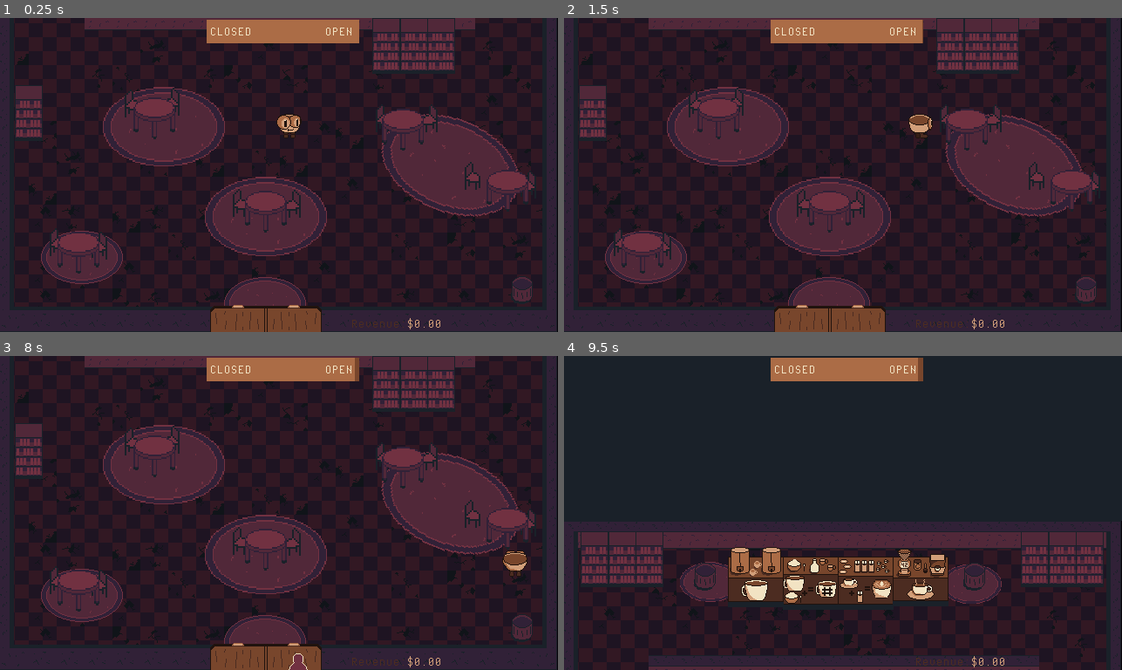
Above: before the commit, frames 1-4 (two rows, left to right).
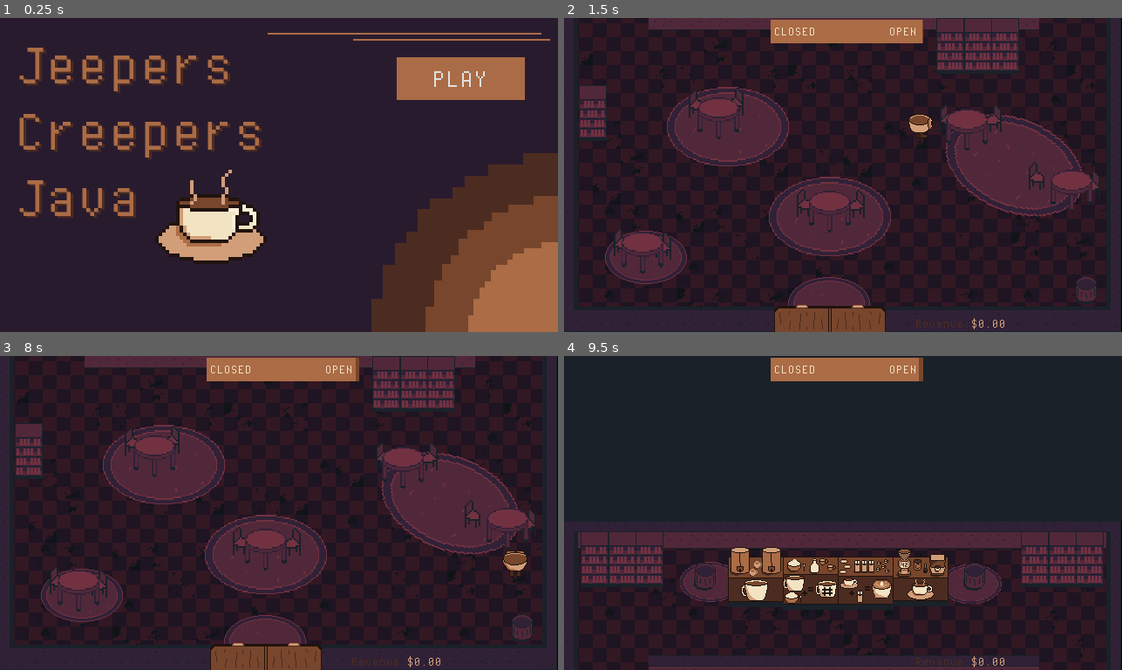
Above: after the commit, the same moments.

Repository: billbobphil/coffee-jam-2023
Game: Godot game, scene res://scenes/mainMenu.tscn
Two runs of this game, one before a commit and one after it. Both use one fixed random seed, a clock stepped at 60 frames per second and the inputs below. Before the commit the project starts from res://scenes/rootScene.tscn.
Inputs (mouse positions are in pixels of both pictures, inside the frame that each line leads up to):
- Up to frame 1 (0.25 s): no input
- Up to frame 2 (1.5 s): click (1027, 77) at 0.5 s, where only the run after the commit has a clickable "PLAY"; tap Enter at 1.25 s; move the mouse to (965, 159) at 1.27 s; hold D (move_right) from 1.28 s (still down); hold Space (dash) from 1.28 s (still down)
- Up to frame 3 (8 s): move the mouse to (167, 528) at 2.02 s; release D (move_right) at 2.03 s; release Space (dash) at 2.03 s; hold S (move_down) 2.03-2.78 s; tap Tab (change_camera) at 2.1, 5.1 s; tap Space (dash) every 1.5 s from 2.3 to 6.8 s; tap Enter at 2.75, 4.25 s; move the mouse to (334, 443) at 2.77 s; hold D (move_right) 2.78-3.53 s; hold Space (dash) 2.78-3.53 s; move the mouse to (251, 575) at 3.52 s; hold W (move_up) 3.53-4.28 s; tap F (interact) at 3.6, 6.6 s; move the mouse to (446, 560) at 4.27 s; hold Space (dash) 4.28-5.03 s; hold A (move_left) 4.28-5.78 s; move the mouse to (111, 465) at 5.02 s; move the mouse to (306, 513) at 5.77 s; hold S (move_down) 5.78-6.53 s; hold Space (dash) 5.78-6.53 s; move the mouse to (195, 434) at 6.52 s; hold D (move_right) 6.53-7.28 s; move the mouse to (401, 497) at 7.27 s; hold W (move_up) from 7.28 s (still down); hold Space (dash) from 7.28 s (still down)
- Up to frame 4 (9.5 s): move the mouse to (731, 528) at 8.02 s; release W (move_up) at 8.03 s; release Space (dash) at 8.03 s; hold D (move_right) 8.03-8.78 s; tap Tab (change_camera) at 8.1 s; tap Space (dash) at 8.3 s; move the mouse to (898, 443) at 8.77 s; hold S (move_down) from 8.78 s (still down); hold Space (dash) from 8.78 s (still down)

The runs differ from the first frame. In frame 1, 43% of the frame differs, in the area x 2-100%, y 0-100%; in frame 2, nothing differs; in frame 3, less than 0.1%; in frame 4, less than 0.1%.

Commit message:
Added some promotionals and tweaked some values

Diff:
--- a/project.godot
+++ b/project.godot
@@ -11,8 +11,9 @@
 [application]
 
 config/name="coffee-jam-2023"
-run/main_scene="res://scenes/rootScene.tscn"
+run/main_scene="res://scenes/mainMenu.tscn"
 config/features=PackedStringArray("4.1", "GL Compatibility")
+boot_splash/bg_color=Color(0.46875, 0.273438, 0.171875, 1)
 config/icon="res://art/icon.svg"
 
 [display]
--- a/scenes/drip_coffee_mini_game.tscn
+++ b/scenes/drip_coffee_mini_game.tscn
@@ -22,8 +22,8 @@
 
 [node name="DripCoffeeMiniGame" type="Node2D" node_paths=PackedStringArray("spawnPoints")]
 script = ExtResource("1_3gqi6")
-numberOfBallsRequired = 3
-maxNumberOfBallsAllowed = 5
+numberOfBallsRequired = 2
+maxNumberOfBallsAllowed = 7
 spawnPoints = [NodePath("SpawnPoints/Node2D"), NodePath("SpawnPoints/Node2D2"), NodePath("SpawnPoints/Node2D3"), NodePath("SpawnPoints/Node2D4"), NodePath("SpawnPoints/Node2D5"), NodePath("SpawnPoints/Node2D6"), NodePath("SpawnPoints/Node2D7"), NodePath("SpawnPoints/Node2D8")]
 catcherOneSprite = ExtResource("2_i8584")
 catcherTwoSprite = ExtResource("3_cenpx")
--- a/scenes/order.tscn
+++ b/scenes/order.tscn
@@ -17,6 +17,7 @@
 [node name="Order" type="Node2D"]
 script = ExtResource("1_wcunv")
 orderTimeMax = 60.0
+basePayoutAmount = 15
 
 [node name="OrderSprite" type="Sprite2D" parent="."]
 texture = ExtResource("2_ohoat")
--- a/scripts/Order.gd
+++ b/scripts/Order.gd
@@ -129,11 +129,11 @@
 	if(percentComplete > 0.8):
 		#full amount + 10%
 		payoutAmount = basePayoutAmount + (basePayoutAmount * .1);
-	elif(percentComplete > .5):
+	elif(percentComplete > .25):
 		#percentage of base amount flat
 		payoutAmount = basePayoutAmount * percentComplete;
 	else:
 		#percentage of base amount minus 10% of received amount
 		payoutAmount = (basePayoutAmount * percentComplete);
-		payoutAmount = payoutAmount - (payoutAmount * .1);
+		payoutAmount = payoutAmount - (payoutAmount * .05);
 	return snapped(payoutAmount, 0.01);
--- a/scripts/OrderManager.gd
+++ b/scripts/OrderManager.gd
@@ -47,7 +47,7 @@
 	activeOrders.erase(order);
 	order.customer.orderCompleted();
 	order.queue_free();
-	payout_triggered.emit(-3);
+	payout_triggered.emit(-2);
 
 func defineOrderRequirements(product : Product):
 	if(product.type == Product.productTypes.coffee):
--- a/scripts/drip_coffee_mini_game.gd
+++ b/scripts/drip_coffee_mini_game.gd
@@ -27,13 +27,15 @@
 		numberOfBallsCaught += 1;
 		numberOfBallsActive -= 1;
 		body.queue_free();
-		if(numberOfBallsCaught == 1):
+
+		if(numberOfBallsCaught == numberOfBallsRequired):
+			coffee_mini_game_completed.emit();
+			print("WIN");
+		elif(numberOfBallsCaught == 1):
 			get_node("Catcher/Sprite2D").texture = catcherOneSprite;
 		elif(numberOfBallsCaught == 2):
 			get_node("Catcher/Sprite2D").texture = catcherTwoSprite;
-		elif(numberOfBallsCaught == numberOfBallsRequired):
-			coffee_mini_game_completed.emit();
-			print("WIN");
+
 
 func _on_bounds_body_entered(body):
 	if(body is PachinkoBall):
--- a/scripts/mainMenu.gd
+++ b/scripts/mainMenu.gd
@@ -2,6 +2,10 @@
 
 func _ready():
 	get_tree().paused = false;
+
+func _process(_delta):
+	if(Input.is_action_just_pressed("dash")):
+		get_tree().change_scene_to_file("res://scenes/rootScene.tscn");
 
 func _on_play_button_pressed():
 	$ButtonClickSoundEffect.play();
Not shown, added: export_presets.cfg
Binary file added: promotional/Screenshot_1.png
Not shown, added: promotional/Screenshot_1.png.import
Binary file added: promotional/Screenshot_2.png
Not shown, added: promotional/Screenshot_2.png.import
Binary file added: promotional/Screenshot_3.png
Not shown, added: promotional/Screenshot_3.png.import
Binary file added: promotional/Screenshot_4.png
Not shown, added: promotional/Screenshot_4.png.import
Binary file added: promotional/Screenshot_5.png
Not shown, added: promotional/Screenshot_5.png.import
Binary file added: promotional/Screenshot_6.png
(and 4 more such lines)
